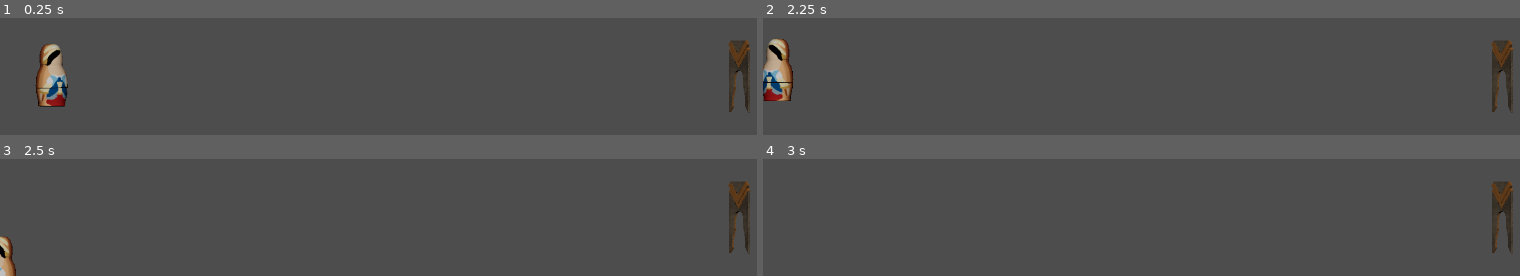
Above: before the commit, frames 1-4 (two rows, left to right).
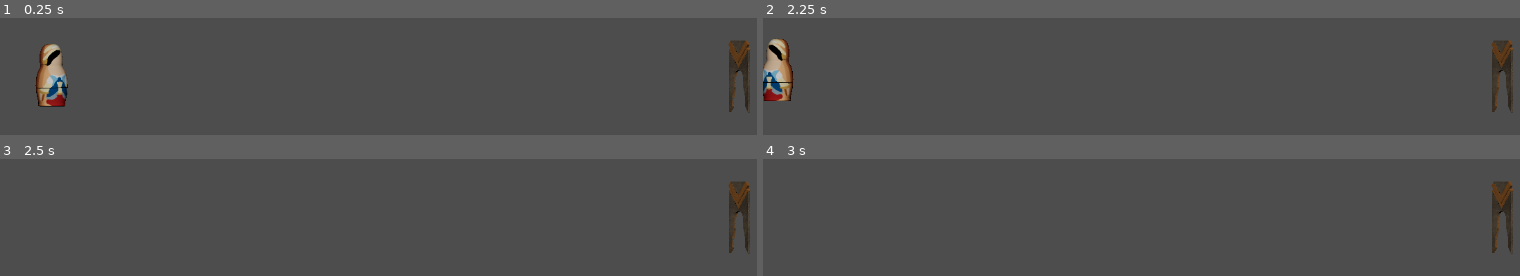
Above: after the commit, the same moments.

Repository: SethHDavis99/GMTK2024
Game: Godot game, scene res://levels/Level1.tscn
Two runs of this game, one before a commit and one after it. Both use one fixed random seed, a clock stepped at 60 frames per second and the inputs below.
Inputs (mouse positions are in pixels of both pictures, inside the frame that each line leads up to):
- Up to frame 1 (0.25 s): no input
- Up to frame 2 (2.25 s): move the mouse to (outside the picture) at 0.52 s; press the mouse at (outside the picture) at 0.53 s; hold D (move_right) 0.53-2.03 s; tap W (jump) at 0.77, 1.52 s; tap Enter at 1.25 s; move the mouse to (outside the picture) at 1.27 s; release the mouse at (outside the picture) at 1.28 s; tap Space (pop) at 1.35 s; tap R (reset) at 2 s; move the mouse to (outside the picture) at 2.02 s; press the mouse at (outside the picture) at 2.03 s; hold A (move_left) from 2.03 s (still down)
- Up to frame 3 (2.5 s): keep holding A (move_left)
- Up to frame 4 (3 s): move the mouse to (outside the picture) at 2.77 s; release A (move_left) at 2.78 s; release the mouse at (outside the picture) at 2.78 s; hold D (move_right) from 2.78 s (still down); tap Space (pop) at 2.85 s

Frames 1-2 are identical in both runs. In frame 3, 0.6% of the frame differs, in the area x 0-3%, y 65-100%; in frame 4, nothing differs.

Commit message:
delete old tiles

Diff:
--- a/sprites/tileset.tres
+++ b/sprites/tileset.tres
@@ -1,16 +1,6 @@
-[gd_resource type="TileSet" load_steps=5 format=3 uid="uid://cu5qqt4hd8hrp"]
+[gd_resource type="TileSet" load_steps=3 format=3 uid="uid://cu5qqt4hd8hrp"]
 
-[ext_resource type="Texture2D" uid="uid://bqftpr23h5uln" path="res://sprites/wall.png" id="1_ctc2l"]
 [ext_resource type="Texture2D" uid="uid://bio5iivirx0ue" path="res://Art/TileSets.png" id="2_c18xj"]
-
-[sub_resource type="TileSetAtlasSource" id="TileSetAtlasSource_2371r"]
-texture = ExtResource("1_ctc2l")
-texture_region_size = Vector2i(32, 32)
-0:0/0 = 0
-0:0/0/physics_layer_0/polygon_0/points = PackedVector2Array(-16, -16, -16, 16, 16, 16, 16, -16)
-1:0/0 = 0
-0:1/0 = 0
-1:1/0 = 0
 
 [sub_resource type="TileSetAtlasSource" id="TileSetAtlasSource_3kjdd"]
 texture = ExtResource("2_c18xj")
@@ -136,5 +126,4 @@
 [resource]
 tile_size = Vector2i(64, 64)
 physics_layer_0/collision_layer = 1
-sources/0 = SubResource("TileSetAtlasSource_2371r")
 sources/2 = SubResource("TileSetAtlasSource_3kjdd")
